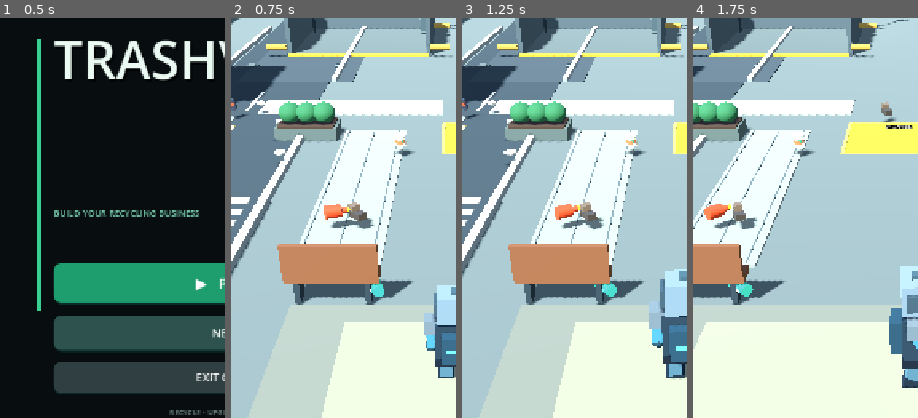
Above: before the commit, frames 1-4 (left to right).
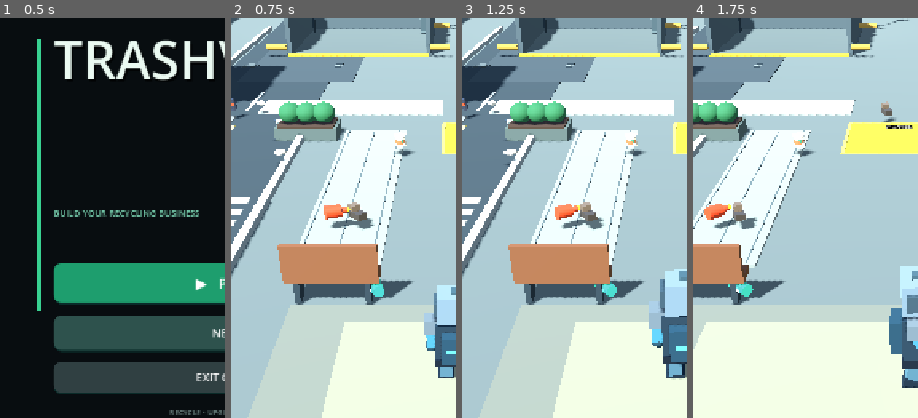
Above: after the commit, the same moments.

Repository: zekainstabot/trash-empire
Game: Godot game, scene res://Scenes/Main.tscn
Two runs of this game, one before a commit and one after it. Both use one fixed random seed, a clock stepped at 60 frames per second and the inputs below.
Inputs (mouse positions are % of the whole screen's width and height, from its top left):
- Up to frame 1 (0.5 s): no input
- Up to frame 2 (0.75 s): click "▶ PLAY" at 0.5 s
- Up to frame 3 (1.25 s): no input
- Up to frame 4 (1.75 s): move the mouse to (72, 45) at 1.27 s; hold D (move_right) from 1.28 s (still down); click (72, 45) at 1.42 s
The pictures show only the part of the screen within x 0-50%, y 16-66%; the shares and areas given below are measured in that part.

Frame 1 is identical in both runs. In frame 2, 0.4% of the frame differs, in the area x 44-61%, y 2-16%; in frame 3, 0.4%; in frame 4, 0.5%, in the area x 24-46%, y 2-16%.

Commit message:
Clear roadside curb from garbage depot entrance

Diff:
--- a/Scripts/main.gd
+++ b/Scripts/main.gd
@@ -375,10 +375,12 @@
 	# Keep the service-road lane open where municipal trucks turn into the depot.
 	_box("RoadRaisedCurb", Vector3(-10.72, 0.10, 1.0), Vector3(0.22, 0.20, 54.0), Color(0.48, 0.50, 0.48), true)
 	_box("RoadCurbHighlight", Vector3(-10.72, 0.205, 1.0), Vector3(0.24, 0.025, 54.0), Color(0.55, 0.57, 0.55), false)
-	for curb_segment in [Vector3(-5.28, 0.10, -20.0), Vector3(-5.28, 0.10, 9.0)]:
-		var curb_length := 12.0 if curb_segment.z < 0.0 else 34.0
-		_box("RoadRaisedCurb", curb_segment, Vector3(0.22, 0.20, curb_length), Color(0.48, 0.50, 0.48), true)
-		_box("RoadCurbHighlight", curb_segment + Vector3(0, 0.105, 0), Vector3(0.24, 0.025, curb_length), Color(0.55, 0.57, 0.55), false)
+	# Keep the curb only along the normal roadside. The depot approach is an open
+	# truck entrance, so no curb/highlight may cross into the garbage unloading bay.
+	var curb_segment := Vector3(-5.28, 0.10, 9.0)
+	var curb_length := 34.0
+	_box("RoadRaisedCurb", curb_segment, Vector3(0.22, 0.20, curb_length), Color(0.48, 0.50, 0.48), true)
+	_box("RoadCurbHighlight", curb_segment + Vector3(0, 0.105, 0), Vector3(0.24, 0.025, curb_length), Color(0.55, 0.57, 0.55), false)
 	for z in range(-23, 27, 6):
 		_box("RoadCenterDash", Vector3(-8.0, 0.035, float(z)), Vector3(0.13, 0.025, 2.8), Color(0.72, 0.73, 0.69), false)
 	for z in [-17.0, 8.0, 23.0]:
